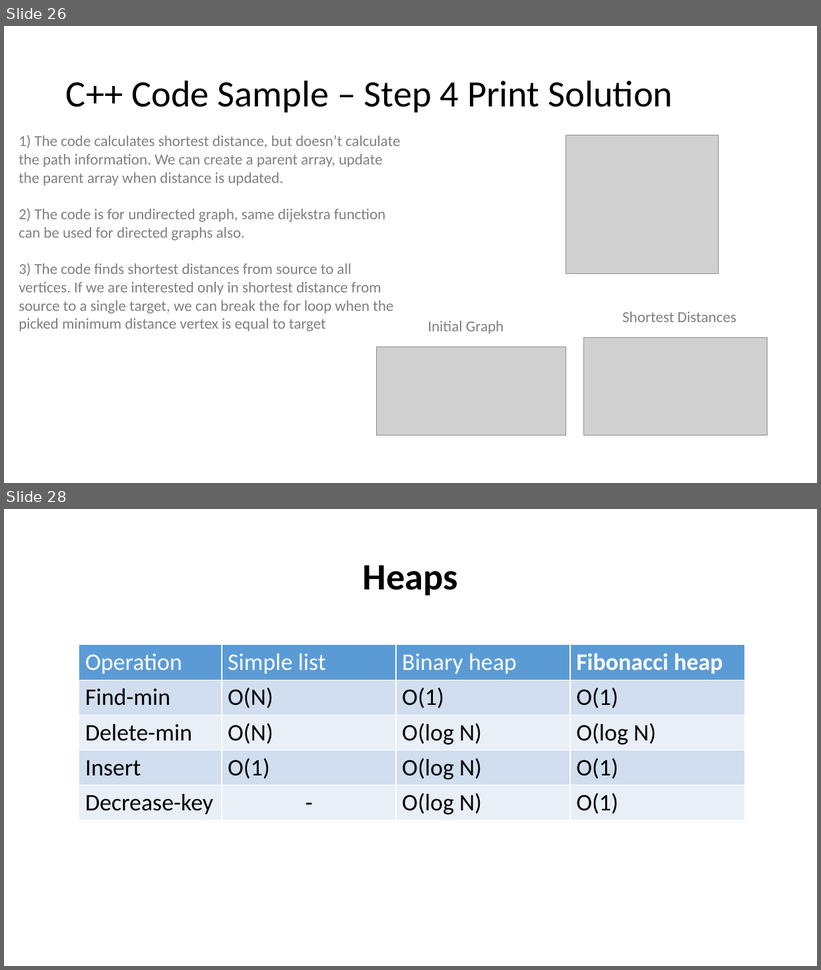
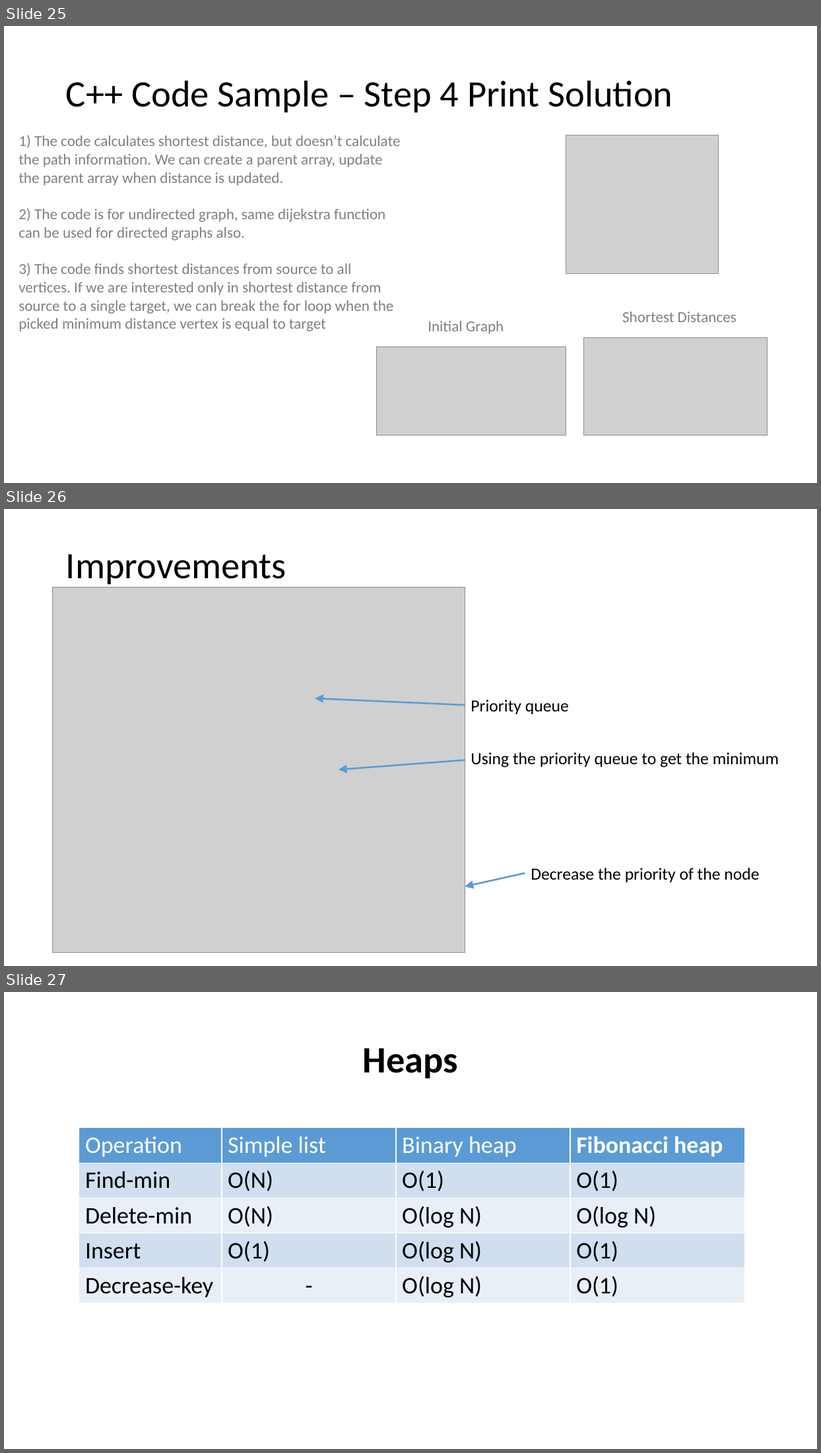
Before and after one commit to belavina/Assignment3_DSA, a slide deck: Assignment3_DSA.pptx. Shown one above the other, each under a label of ours: slides 26 and 28 before the commit, slides 25, 26 and 27 after it; the slides between them are not shown. The pictures are 821x970 and 821x1453 pixels, drawn with LibreOffice and Linux fonts; fonts in the diff are those of the drawing; grey boxes stand for pictures. Boxes give left, top, right and bottom in pixels: in the first picture for what was removed or moved away, otherwise in the second. Text is boxed around its words. In the diff, an @@ line names an element or a change of style, - is before the commit and + after.

```diff
--- a/Assignment3_DSA.pptx
+++ b/Assignment3_DSA.pptx
@@ slide 26 added at (4, 509, 817, 966), background #FFFFFF @@
@@ title added at (66, 554, 286, 588), 44 pt, text #000000 @@
+Improvements
@@ picture added at (52, 587, 465, 953) @@
@@ arrow added from (465, 706) to (315, 698), #5B9BD5 2 pt @@
@@ text added at (471, 700, 569, 714), 20 pt, text #000000 @@
+Priority queue
@@ arrow added from (465, 760) to (338, 770), #5B9BD5 2 pt @@
@@ text added at (471, 753, 779, 768), 20 pt, text #000000 @@
+Using the priority queue to get the minimum
@@ arrow added from (525, 874) to (465, 887), #5B9BD5 2 pt @@
@@ text added at (531, 868, 759, 883), 20 pt, text #000000 @@
+Decrease the priority of the node
@@ what was slide 26 is now slide 25 @@
@@ what was slide 28 is now slide 27 @@
```
Also in this commit, not shown: 1 slide changed, 1 other slide added, 3 slides removed.
